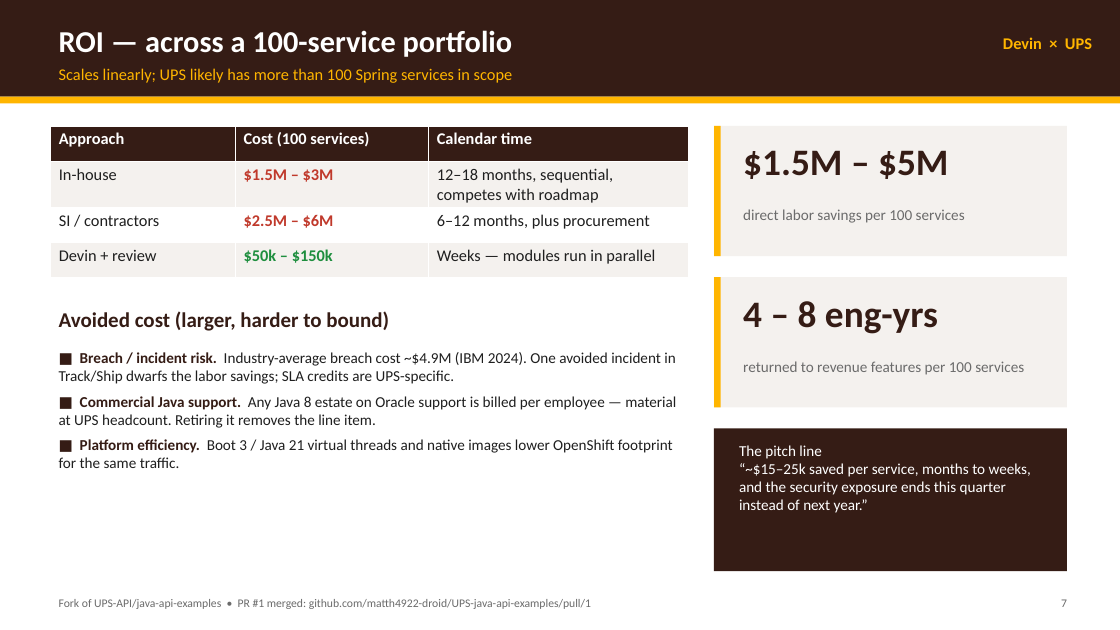
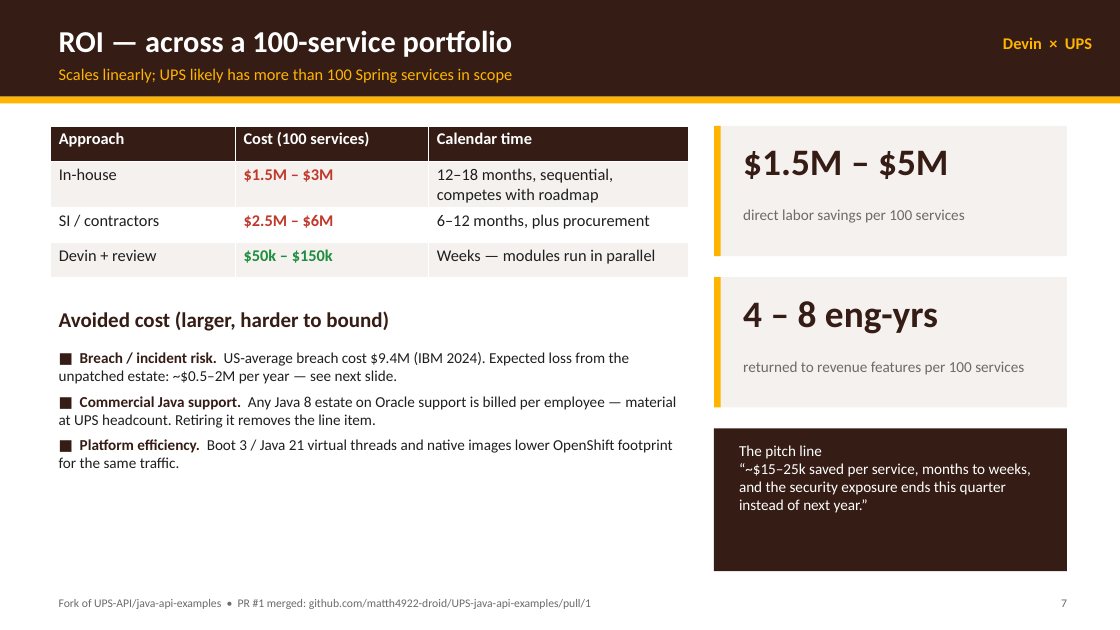
Before and after one commit to matth4922-droid/UPS-java-api-examples, a slide deck: slide 7 of demo-materials/UPS-Devin-Summary-and-ROI.pptx. Drawn at 1120x630 pixels with LibreOffice and Linux fonts; fonts in the diff are those of the drawing. Boxes give left, top, right and bottom in pixels: in the first picture for what was removed or moved away, otherwise in the second. Text is boxed around its words. In the diff, an @@ line names an element or a change of style, - is before the commit and + after.

```diff
--- a/demo-materials/UPS-Devin-Summary-and-ROI.pptx
+++ b/demo-materials/UPS-Devin-Summary-and-ROI.pptx
@@ text at (x1=59, y1=352, x2=630, y2=384): text changed @@
-■ Breach / incident risk. Industry-average breach cost ~$4.9M (IBM 2024). One avoided incident in Track/Ship dwarfs the labor savings; SLA credits are UPS-specific.
+■ Breach / incident risk. US-average breach cost $9.4M (IBM 2024). Expected loss from the unpatched estate: ~$0.5–2M per year — see next slide.
```
Also in this commit, not shown: 1 other slide changed, 1 slide added, 1 other file.
